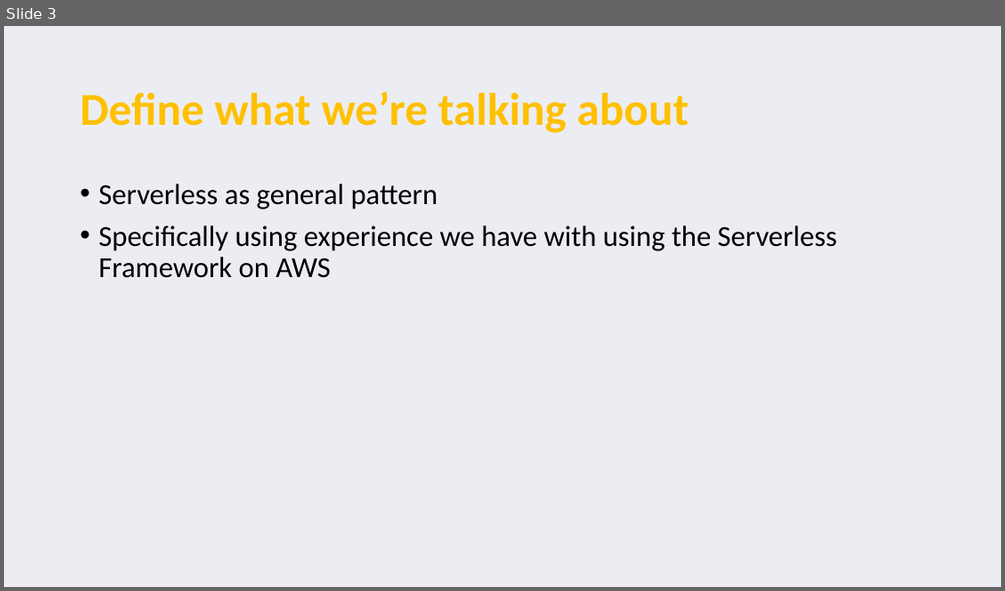
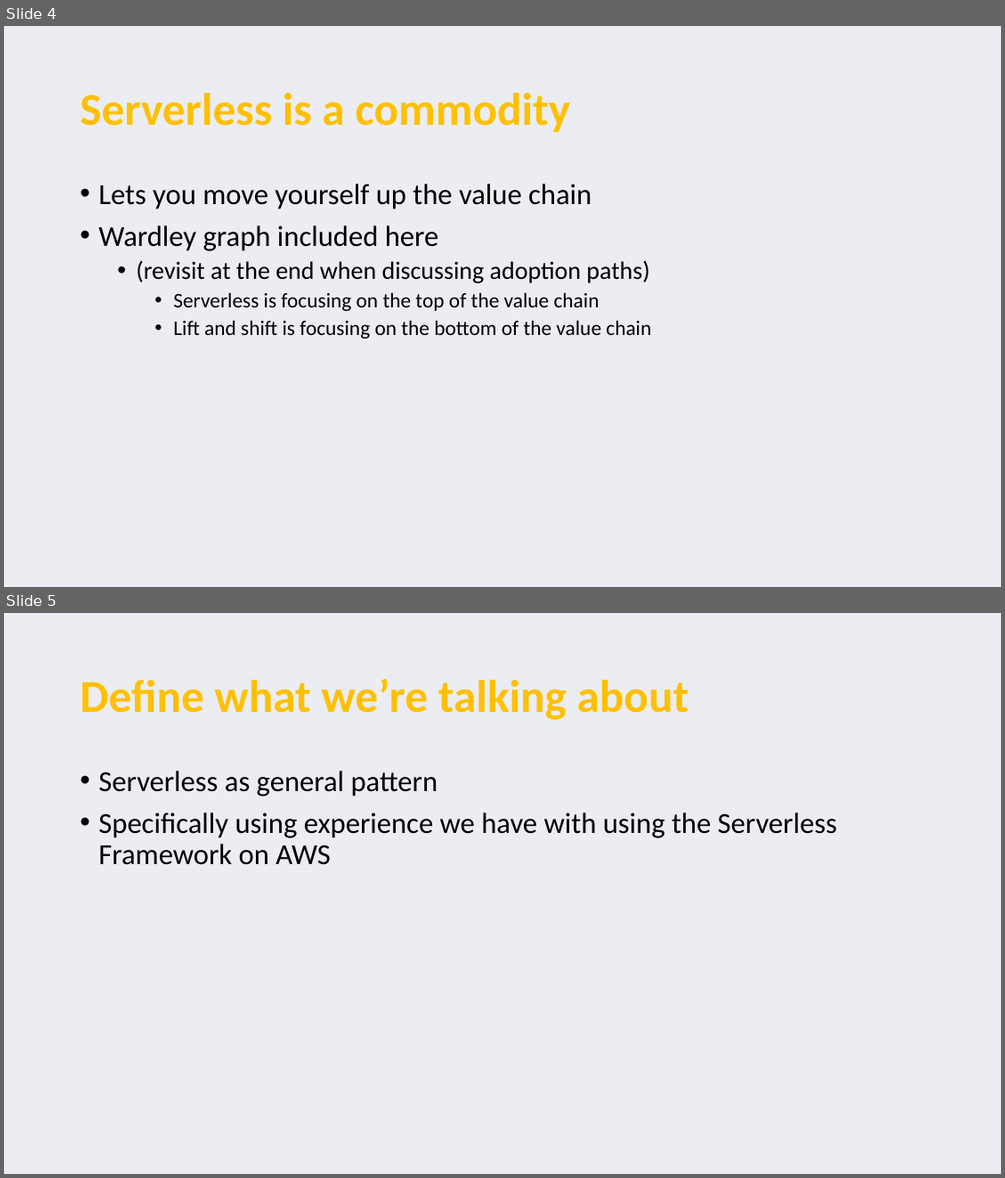
Before and after one commit to serverless-perspectives/pariveda-perspective, a slide deck: Serverless perspectives.pptx. Shown one above the other, each under a label of ours: slide 3 before the commit, slides 4 and 5 after it. The pictures are 1005x591 and 1005x1178 pixels, drawn with LibreOffice and Linux fonts; fonts in the diff are those of the drawing. Boxes give left, top, right and bottom in pixels: in the first picture for what was removed or moved away, otherwise in the second. Text is boxed around its words. In the diff, an @@ line names an element or a change of style, - is before the commit and + after.

```diff
--- a/Serverless perspectives.pptx
+++ b/Serverless perspectives.pptx
@@ slide 4 added at box(4, 26, 1001, 587), background #EBEDF2 @@
@@ title added at box(80, 93, 570, 132), 44 pt, text #FFC000, bold @@
+Serverless is a commodity
@@ text added at box(98, 184, 651, 338), 20 pt, text #000000 @@
+• Lets you move yourself up the value chain
+• Wardley graph included here
+  • (revisit at the end when discussing adoption paths)
+    • Serverless is focusing on the top of the value chain
+    • Lift and shift is focusing on the bottom of the value chain
@@ what was slide 3 is now slide 5 @@
```
Also in this commit, not shown: 1 slide changed, 1 other slide added, 1 other file.
